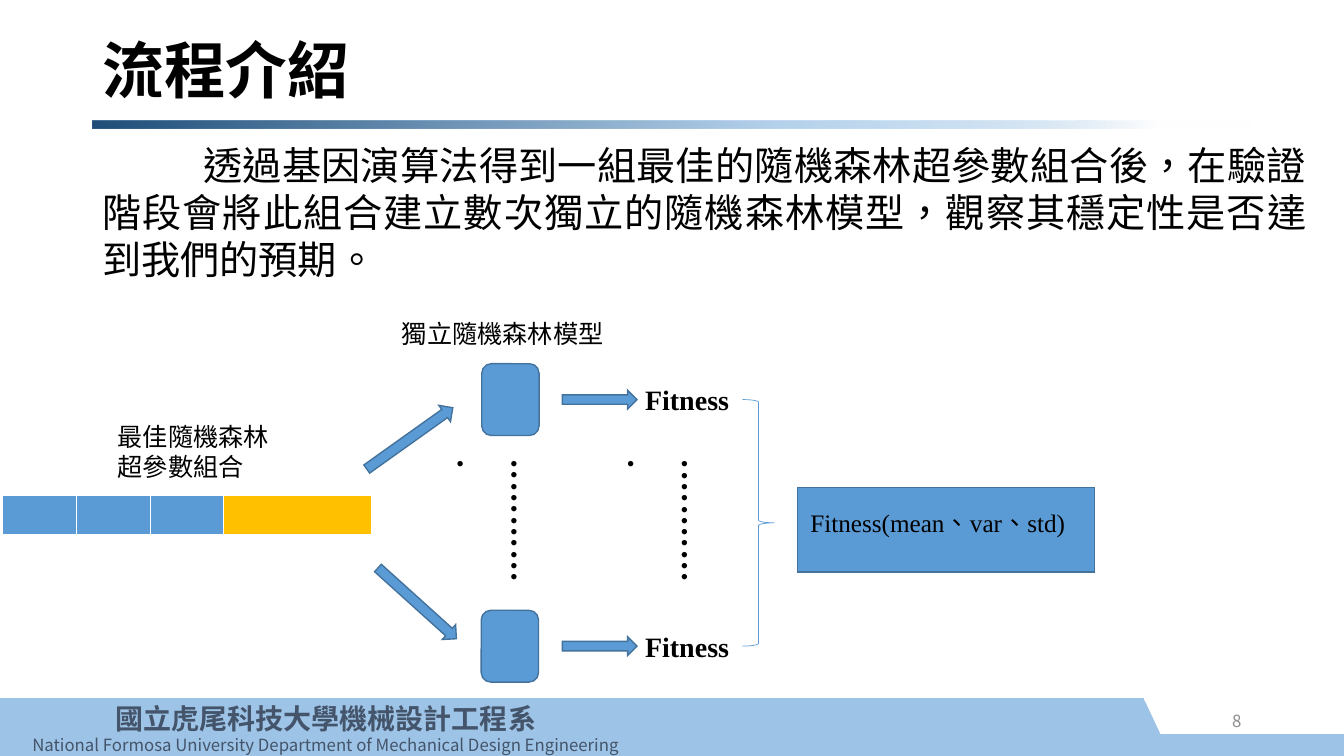
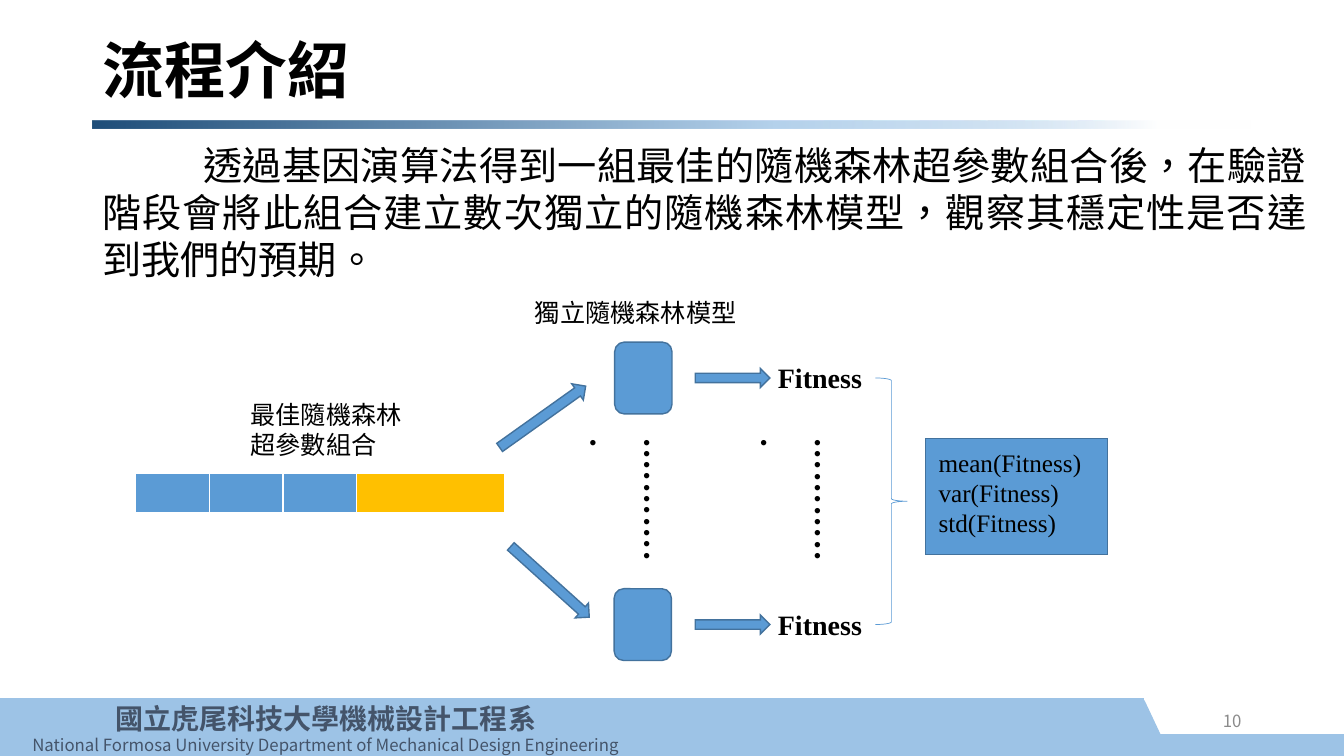
Before and after one commit to e970230/test, a slide deck: slide 10 of GA_RF/基因演算法控制隨機森林使用說明.pptx (slide 8 before the commit). Drawn at 1344x756 pixels with LibreOffice and Linux fonts; fonts in the diff are those of the drawing; background and template pictures are left out. Boxes give left, top, right and bottom in pixels: in the first picture for what was removed or moved away, otherwise in the second. Text is boxed around its words. In the diff, an @@ line names an element or a change of style, - is before the commit and + after.

```diff
--- a/GA_RF/基因演算法控制隨機森林使用說明.pptx
+++ b/GA_RF/基因演算法控制隨機森林使用說明.pptx
@@ right brace: place and size @@
-right brace at box(743, 399, 775, 646)
+right brace at box(875, 378, 907, 625)
@@ rectangle: place and size @@
-rectangle at box(798, 488, 1095, 573)
+rectangle at box(926, 439, 1108, 555)
@@ text at box(939, 455, 1082, 537): text changed @@
-Fitness(mean、var、std)
+mean(Fitness)
+var(Fitness)
+std(Fitness)
@@ 6 texts, 4 right arrows, 2 rounded rectangles, 2 tables: place and size @@
-6 texts, 4 right arrows, 2 rounded rectangles, 2 tables at box(3, 321, 732, 682)
+6 texts, 4 right arrows, 2 rounded rectangles, 2 tables at box(136, 300, 865, 660)
@@ page number at box(1223, 714, 1242, 727): text changed @@
-8
+10
```
Also in this commit, not shown: 2 other slides changed, 2 slides added, 1 slide removed, 3 other files.
